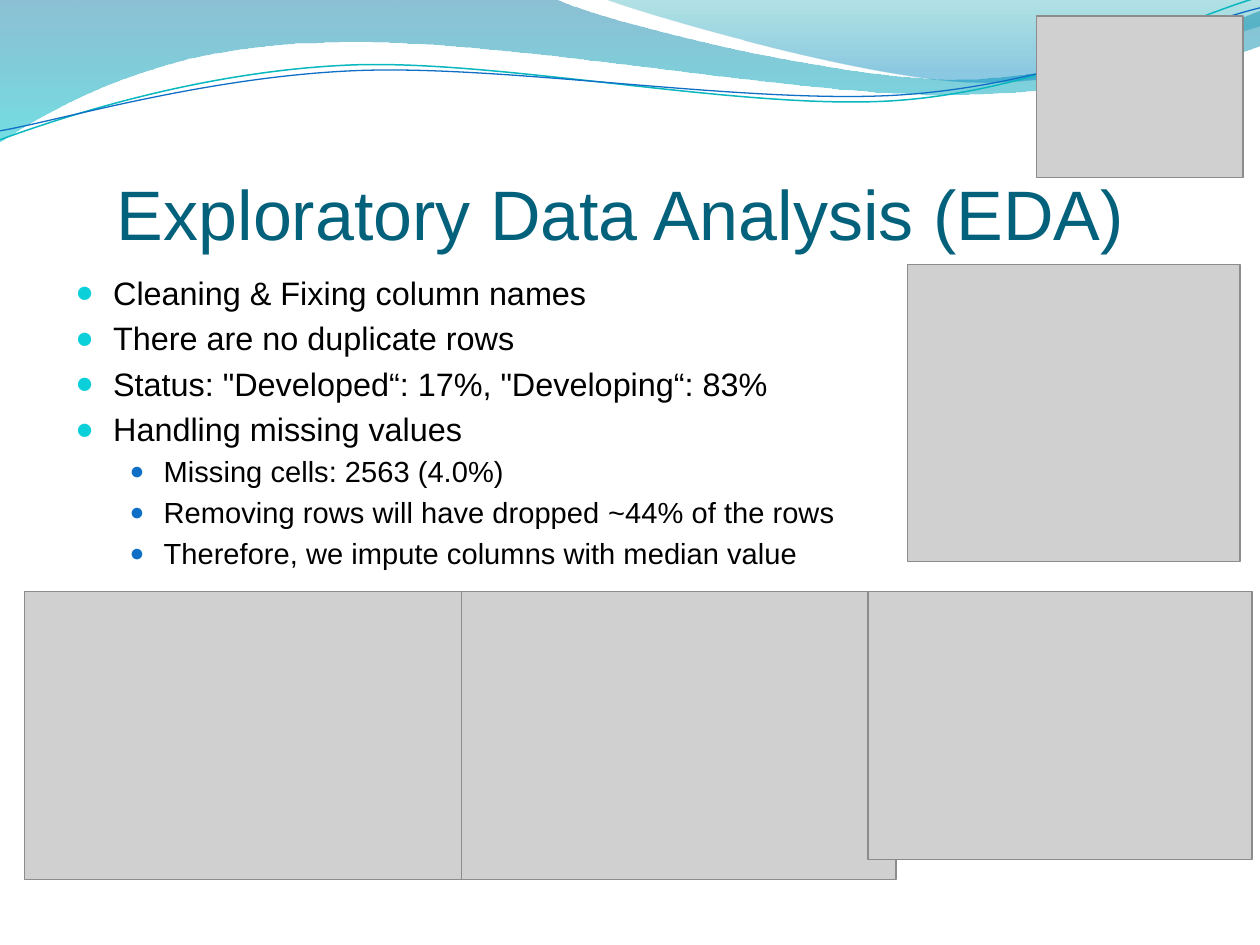
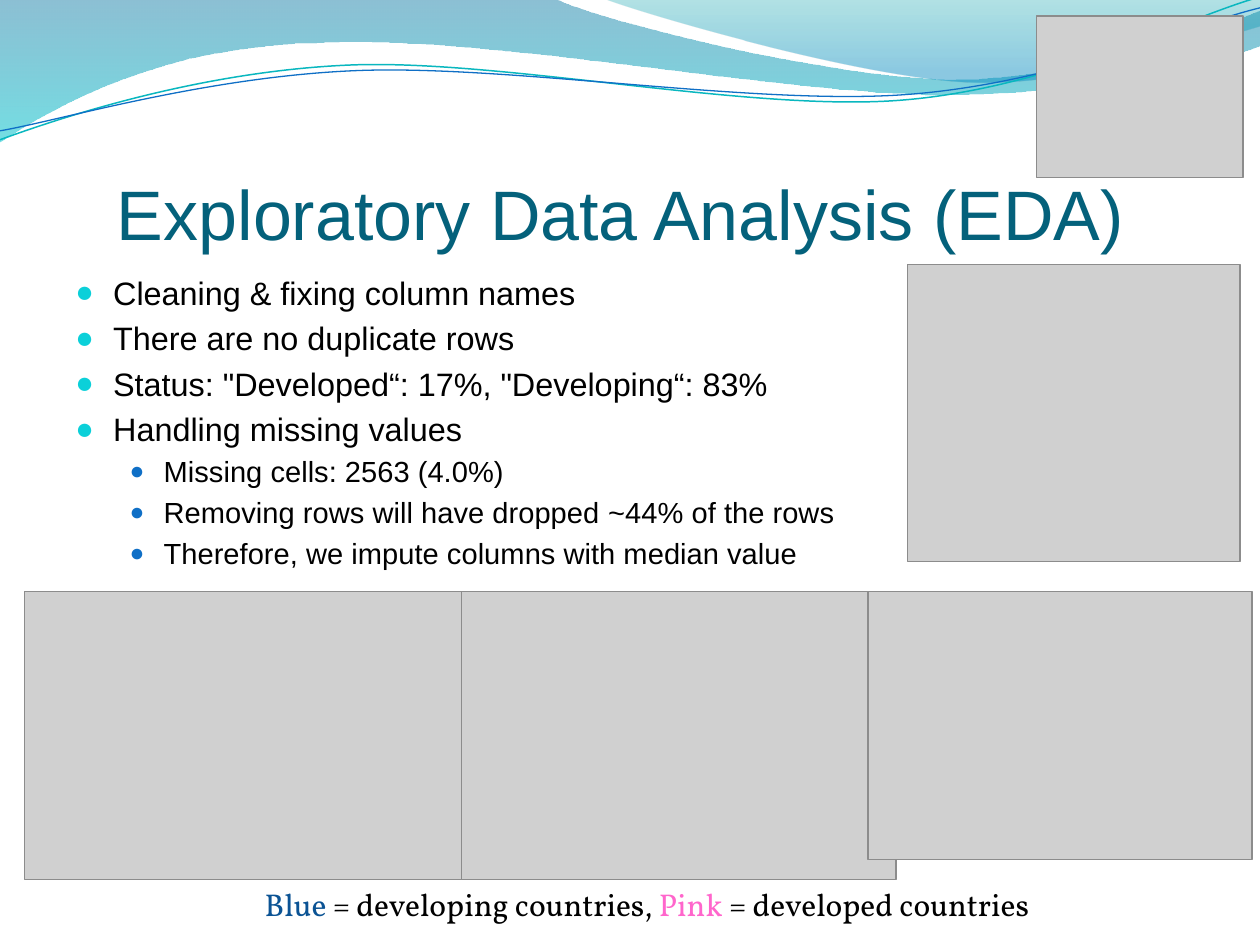
Before and after one commit to linoybar/Regression_Python_Project, a slide deck: slide 7 of Regression Project presentation.pptx (slide 6 before the commit). Drawn at 1260x945 pixels with LibreOffice and Linux fonts; fonts in the diff are those of the drawing; grey boxes stand for pictures; background and template pictures are left out. Boxes give left, top, right and bottom in pixels: in the first picture for what was removed or moved away, otherwise in the second. Text is boxed around its words. In the diff, an @@ line names an element or a change of style, - is before the commit and + after.

```diff
--- a/Regression Project presentation.pptx
+++ b/Regression Project presentation.pptx
@@ text at [113,281,575,311]: text changed @@
-● Cleaning & Fixing column names
+● Cleaning & fixing column names
@@ text added at [265,893,1029,924], 18 pt, text #000000 @@
+Blue = developing countries, Pink = developed countries
```
Also in this commit, not shown: 13 other slides changed, 4 slides added, 1 slide removed.
